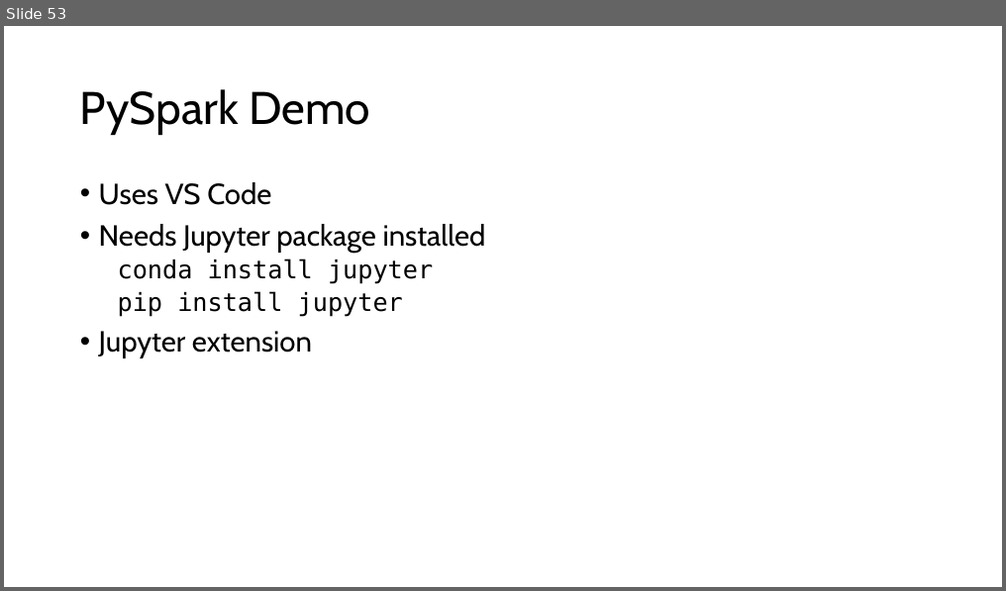
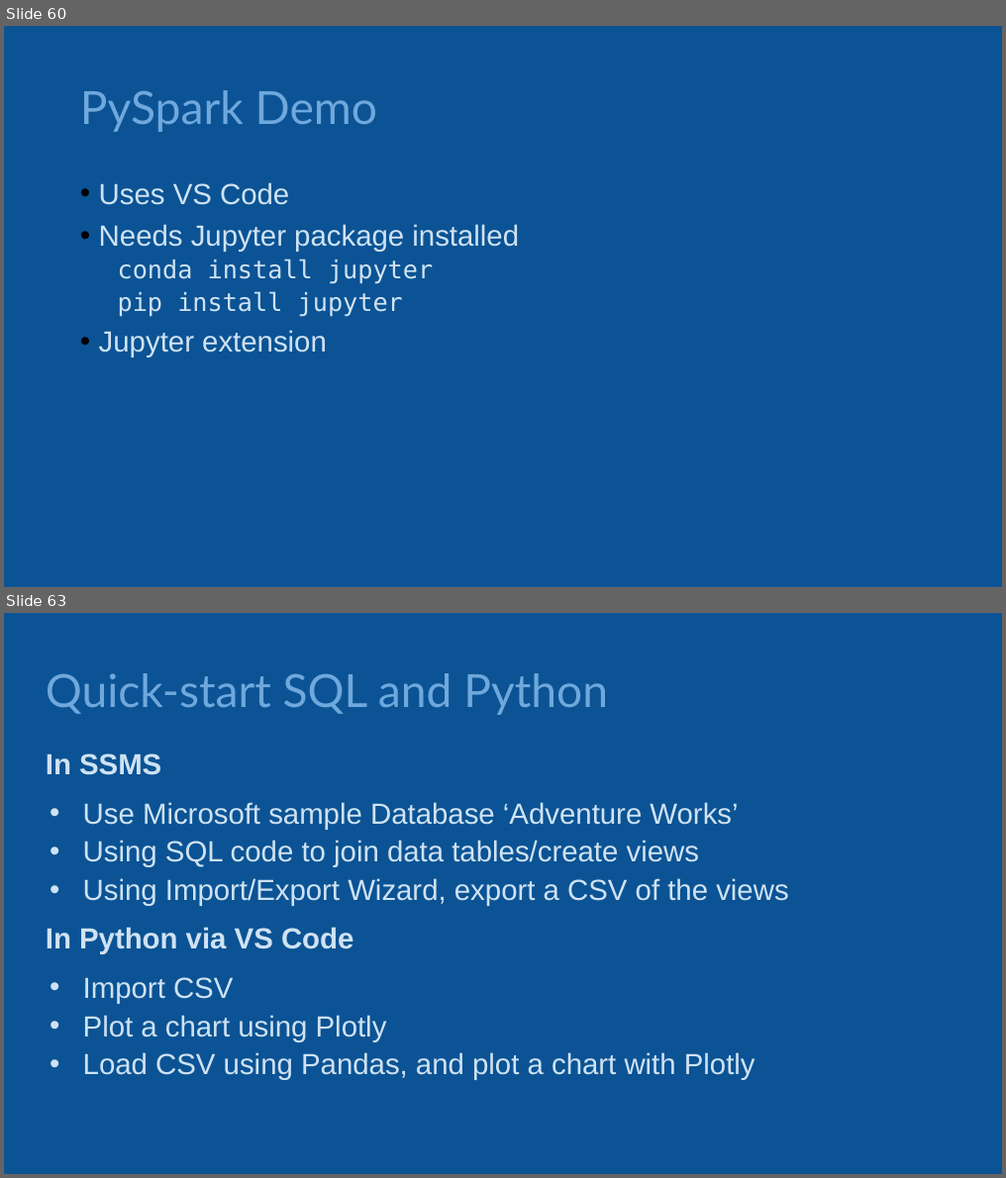
Before and after one commit to phil-a10/Talks, a slide deck: Data Engineering Using Free Tools/Learn Data Engineering For Free.pptx. Shown one above the other, each under a label of ours: slide 53 before the commit, slides 60 and 63 after it; the slides between them are not shown. The pictures are 1006x591 and 1006x1178 pixels, drawn with LibreOffice and Linux fonts; fonts in the diff are those of the drawing. Boxes give left, top, right and bottom in pixels: in the first picture for what was removed or moved away, otherwise in the second. Text is boxed around its words. In the diff, an @@ line names an element or a change of style, - is before the commit and + after.

```diff
--- a/Data Engineering Using Free Tools/Learn Data Engineering For Free.pptx
+++ b/Data Engineering Using Free Tools/Learn Data Engineering For Free.pptx
@@ slide 63 added at [4, 613, 1002, 1174], background #0B5394 @@
@@ title added at [46, 673, 608, 715], 44 pt, text #6FA8DC @@
+Quick-start SQL and Python
@@ text added at [46, 754, 788, 1080], 28 pt, text #CFE2F3 @@
+In SSMS
+• Use Microsoft sample Database ‘Adventure Works’
+• Using SQL code to join data tables/create views
+• Using Import/Export Wizard, export a CSV of the views
+In Python via VS Code
+• Import CSV
+• Plot a chart using Plotly
+• Load CSV using Pandas, and plot a chart with Plotly
@@ what was slide 53 is now slide 60 @@
@@ slide 60 changed as well @@
@@ background #FFFFFF to #0B5394 @@
@@ title "PySpark Demo" at [80, 90, 377, 132]: font Cabin to Lato, text colour #000000 to #6FA8DC @@
@@ text "Uses VS Code" at [99, 182, 519, 358]: font Cabin to Arial in "Uses VS Code", "Needs Jupyter package installed", "Jupyter extension"; text colour #000000 to #CFE2F3; less space between paragraphs @@
```
Also in this commit, not shown: 72 other slides changed, 34 other slides added, 25 slides removed.
